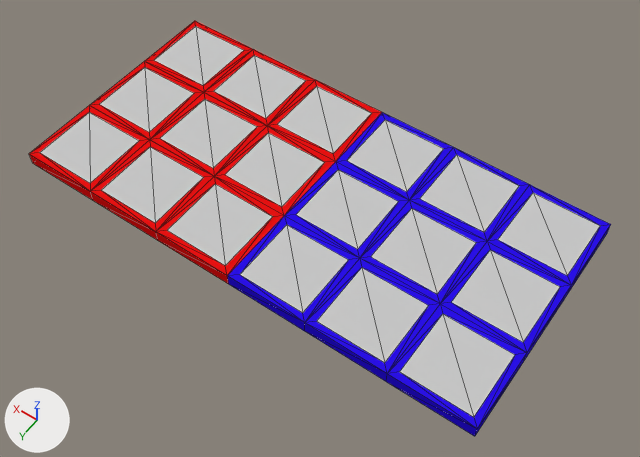
The Blender file RockVR/Assets/rockmanVR/panels.blend, before and after one commit.
The view is the same before and after, from a camera (50 mm lens) standing at (-10.74, 15.28, 18.82) and looking at (-1.9, 2.91, -0.62). The axes (+X, +Y, +Z) are drawn at lower left. The lights are the same throughout. Mesh edges are drawn as thin lines.
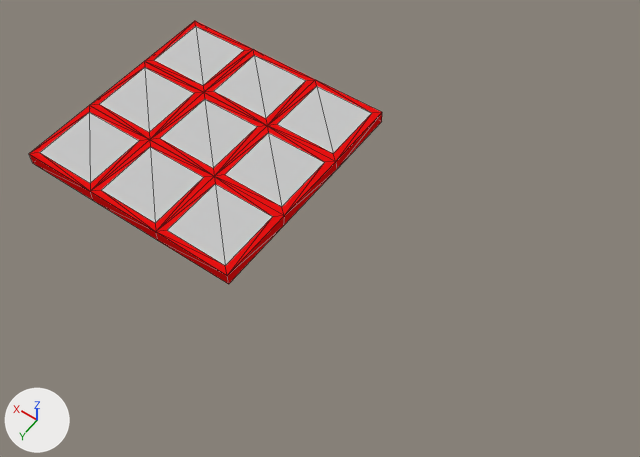
Boxes (x1, y1, x2, y2) around the edits, measured in the pictures (640 x 457 px):
'Cube', reshaped (39% narrower, 37% shorter): before (29, 21, 611, 436); after (29, 21, 382, 284)
part 1 of me_cube, cut back: before (227, 112, 611, 436); after (227, 113, 382, 283)

The change, as a list of edits to the scene's bpy script:
```text
Change me_cube:
    used by ob_cube; location = (0.0, 0.0, 0.0); scale = (1.0, 1.0, 0.2)
    remove me_cube.from_pydata(...)  # 132 vertices, 218 faces; spans x -8.51..6.04, y -1.21..6.04, z -0.99..0.99
    add me_cube.from_pydata(...)  # 78 vertices, 116 faces; spans x -1.24..6.04, y -1.21..6.04, z -0.99..0.99
    me_cube part 1
    56 vertices are removed from x -8.51..-1.47, y -1.21..6.04, z -0.99..0.99
    108 faces are deleted
    2 vertices are added at (-1.24, 3.69, -0.99), (-1.24, 1.15, -0.99)
    6 new faces join them, mat_panel_sides (red #e71212)
    remove me_cube.materials.append(mat_side_blue)  # blue #2a11e7
```
